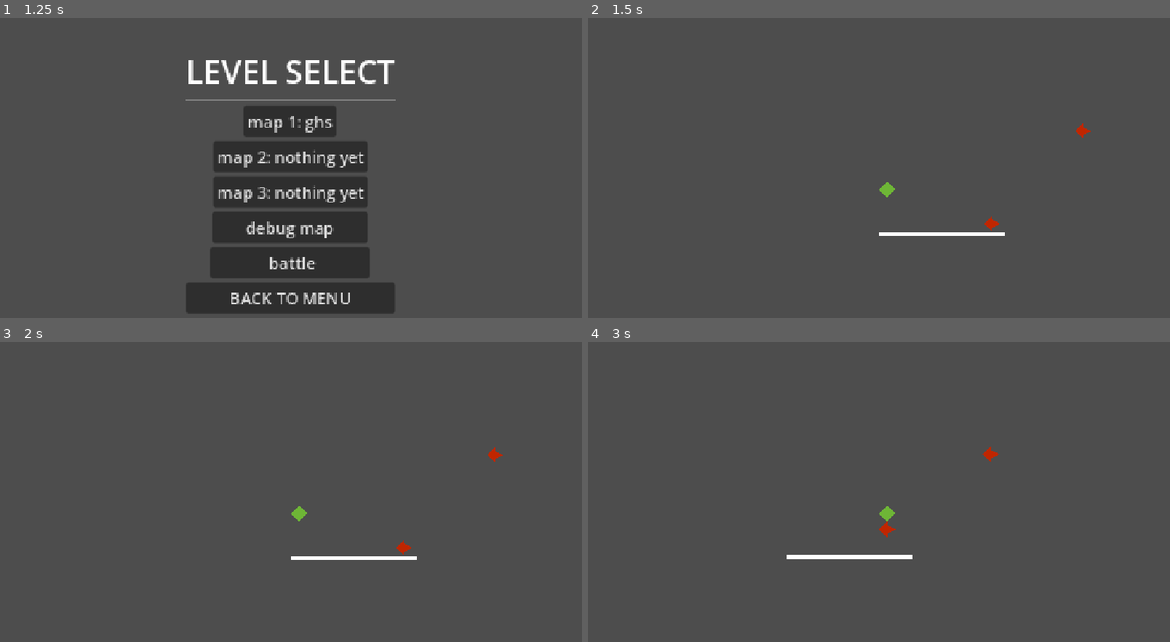
Above: before the commit, frames 1-4 (two rows, left to right).
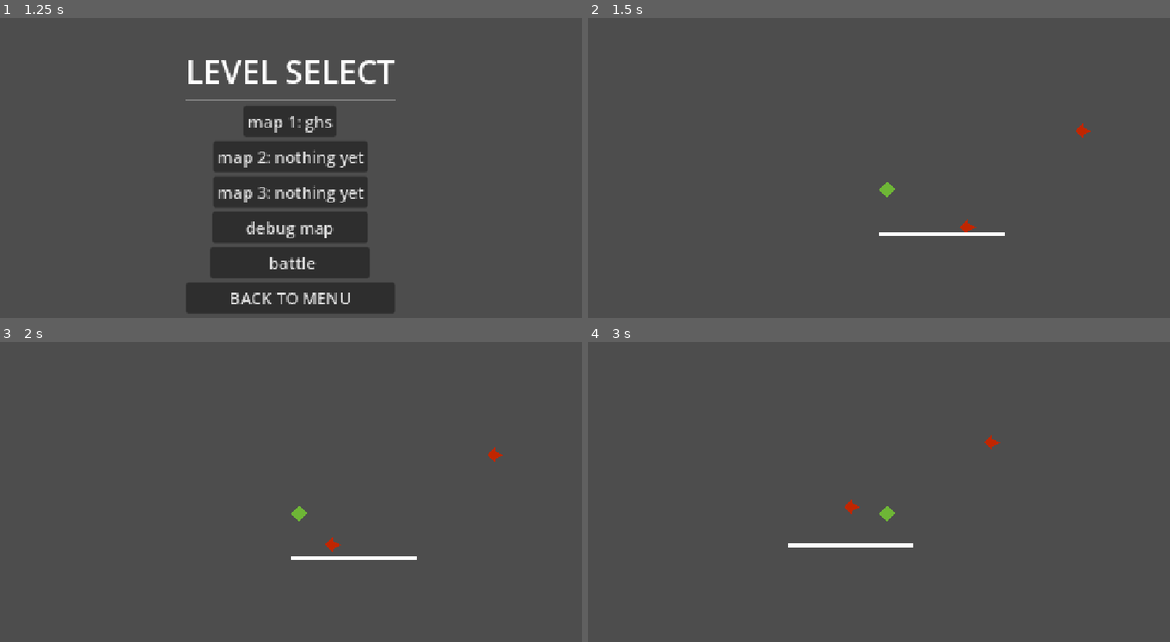
Above: after the commit, the same moments.

Repository: losanders6891/godotStuff
Game: Godot game, scene res://scenes/MainMenu.tscn
Same seed, same stepped clock (60 frames per second), same inputs: the game is played once before the commit and once after it. The engine's default icon, where the game draws it, is replaced by a stand-in: a white triangle on a blue panel in a dark square.
Inputs:
- Up to frame 1 (1.25 s): click "LEVEL SELECT" at 0.5 s
- Up to frame 2 (1.5 s): click "debug map" at 1.25 s
- Up to frame 3 (2 s): no input
- Up to frame 4 (3 s): hold D (right) 2.03-2.78 s; hold S (backward) from 2.78 s (still down)

Frame 1 is identical in both runs. In frame 2, 0.1% of the frame differs, in the area x 63-71%, y 66-72%; in frame 3, 0.1%; in frame 4, 0.9%, in the area x 34-71%, y 30-73%.

Commit message:
persistence
camera is being wierd with it

Diff:
--- a/worse-hell/battleGlobals.gd
+++ /dev/null
@@ -1,17 +0,0 @@
-extends Node
-var loseScene: PackedScene = preload("res://scenes/MainMenu.tscn")
-var currentLevel: PackedScene = preload("res://scenes/levels/testLevel.tscn")
-
-func save_state():
-	pass
-
-func win():
-	PartyStats.mainCharacterStats["Health"] = PartyStats.mainCharacterStats["MaxHealth"]
-	get_tree().change_scene_to_packed(BattleGlobals.currentLevel)
-
-func lose():
-	PartyStats.mainCharacterStats["Health"] = PartyStats.mainCharacterStats["MaxHealth"]
-	get_tree().change_scene_to_packed(BattleGlobals.loseScene)
-
-func _process(delta: float) -> void:
-	pass
--- a/worse-hell/project.godot
+++ b/worse-hell/project.godot
@@ -20,6 +20,7 @@
 PartyStats="*uid://brkbxfcro2jrf"
 EnemyStats="*uid://dy5opiawj7uu3"
 BattleGlobals="*uid://c5kbnroelutps"
+SaveStuff="*uid://cqmgvxx5xlg5y"
 
 [display]
 
--- /dev/null
+++ b/worse-hell/save_stuff.gd
@@ -0,0 +1,2 @@
+extends Node
+#unneccessary right now, may be used later
--- a/worse-hell/scenes/battle.tscn
+++ b/worse-hell/scenes/battle.tscn
@@ -3,9 +3,8 @@
 [ext_resource type="Script" uid="uid://g4je06adtubb" path="res://scripts/ui_scripts/battle_ui_scripts/player_hp.gd" id="1_dn72j"]
 [ext_resource type="Script" uid="uid://eutd2h4ffcig" path="res://scripts/ui_scripts/battle_ui_scripts/enemy_hp.gd" id="2_th188"]
 [ext_resource type="Texture2D" uid="uid://bykmkwueqlxyr" path="res://sprites/the.png" id="3_a12nh"]
-[ext_resource type="Script" uid="uid://3ji41pcvw8te" path="res://scripts/ui_scripts/battle_ui_scripts/attack1button.gd" id="4_a12nh"]
+[ext_resource type="Script" uid="uid://3ji41pcvw8te" path="res://scripts/ui_scripts/battle_ui_scripts/attackButton.gd" id="4_a12nh"]
 [ext_resource type="Script" uid="uid://cgwbwhq7cod0k" path="res://scripts/ui_scripts/battle_ui_scripts/fight.gd" id="4_lpir7"]
-[ext_resource type="Script" uid="uid://i7yh570n1in0" path="res://scripts/ui_scripts/battle_ui_scripts/attack2button.gd" id="6_6vh42"]
 
 [sub_resource type="AtlasTexture" id="AtlasTexture_lpir7"]
 atlas = ExtResource("3_a12nh")
@@ -330,10 +329,10 @@
 script = ExtResource("2_th188")
 
 [node name="option1" type="GridContainer" parent="." unique_id=1285634185]
-offset_left = -361.0
-offset_top = 89.0
-offset_right = 791.0
-offset_bottom = 246.0
+offset_left = -364.0
+offset_top = 203.0
+offset_right = 788.0
+offset_bottom = 360.0
 columns = 3
 
 [node name="Button" type="Button" parent="option1" unique_id=1058827242 node_paths=PackedStringArray("firstoptions", "secondoptions")]
@@ -359,10 +358,10 @@
 
 [node name="option2" type="GridContainer" parent="." unique_id=1493078640]
 visible = false
-offset_left = -361.0
-offset_top = 89.0
-offset_right = 791.0
-offset_bottom = 246.0
+offset_left = -364.0
+offset_top = 199.0
+offset_right = 788.0
+offset_bottom = 356.0
 columns = 3
 
 [node name="Button" type="Button" parent="option2" unique_id=1842814357]
@@ -377,7 +376,7 @@
 size_flags_horizontal = 3
 size_flags_vertical = 3
 text = "kick"
-script = ExtResource("6_6vh42")
+script = ExtResource("4_a12nh")
 
 [node name="Button3" type="Button" parent="option2" unique_id=1544234421]
 layout_mode = 2
--- /dev/null
+++ b/worse-hell/scenes/levels/level_init.gd
@@ -0,0 +1,9 @@
+extends Node2D
+
+
+# Called when the node enters the scene tree for the first time.
+func _ready() -> void:
+	if !BattleGlobals.scene_saved:
+		BattleGlobals.save_scene()
+	else:
+		BattleGlobals.load_scene()
--- a/worse-hell/scenes/levels/testLevel.tscn
+++ b/worse-hell/scenes/levels/testLevel.tscn
@@ -1,6 +1,7 @@
 [gd_scene format=4 uid="uid://be6tn2ngeu6dk"]
 
 [ext_resource type="PackedScene" uid="uid://cdgxxowwpxg47" path="res://scenes/player.tscn" id="1_ekkjd"]
+[ext_resource type="Script" uid="uid://dmkhet6bq5c4y" path="res://scenes/levels/level_init.gd" id="1_ipuiq"]
 [ext_resource type="PackedScene" uid="uid://x84ky6xdh74v" path="res://scenes/enemies/test_enemy.tscn" id="2_ekkjd"]
 [ext_resource type="PackedScene" uid="uid://20pdpk14rdlh" path="res://scenes/battle.tscn" id="3_6l2lt"]
 [ext_resource type="Texture2D" uid="uid://c041uvl5afu6s" path="res://sprites/images.png" id="4_av222"]
@@ -8,14 +9,14 @@
 [ext_resource type="Texture2D" uid="uid://8nww4rliroie" path="res://sprites/misc/icon.svg" id="6_3fwgh"]
 [ext_resource type="Texture2D" uid="uid://baqlkmoirfym4" path="res://sprites/misc/Digital_Reproduction_of_the_Know-Nothing_Party_Flag.png" id="7_4a472"]
 
-[sub_resource type="RectangleShape2D" id="RectangleShape2D_g1tb1"]
-size = Vector2(62, 2)
-
 [sub_resource type="CircleShape2D" id="CircleShape2D_0i1x4"]
 radius = 13.0
 
 [sub_resource type="CircleShape2D" id="CircleShape2D_au18s"]
 radius = 2.0615528
+
+[sub_resource type="RectangleShape2D" id="RectangleShape2D_g1tb1"]
+size = Vector2(62, 2)
 
 [sub_resource type="TileSetAtlasSource" id="TileSetAtlasSource_ogsi6"]
 texture = ExtResource("4_av222")
@@ -2462,49 +2463,53 @@
 sources/3 = SubResource("TileSetAtlasSource_m5hap")
 
 [node name="level_1" type="Node2D" unique_id=1222247484]
+script = ExtResource("1_ipuiq")
 
-[node name="StaticBody2D" type="StaticBody2D" parent="." unique_id=1599992955]
-position = Vector2(0, 26)
+[node name="Main level(maybeunnecessary)" type="Node2D" parent="." unique_id=2000739413]
 
-[node name="CollisionShape2D" type="CollisionShape2D" parent="StaticBody2D" unique_id=1555031888]
-position = Vector2(31, 1)
-shape = SubResource("RectangleShape2D_g1tb1")
+[node name="true_enemy2TRY" parent="Main level(maybeunnecessary)" unique_id=210889352 groups=["Persist"] instance=ExtResource("2_ekkjd")]
+position = Vector2(97, -28)
+scale = Vector2(2, 2)
+damage = 2
+battle_Scene = ExtResource("3_6l2lt")
 
-[node name="Polygon2D" type="Polygon2D" parent="StaticBody2D" unique_id=1438898535]
-scale = Vector2(20.666668, 0.5)
-polygon = PackedVector2Array(0, 0, 0, 2, 0, 4, 3, 4, 3, 2, 3, 0)
+[node name="true_enemy" parent="Main level(maybeunnecessary)" unique_id=442742012 groups=["Persist"] instance=ExtResource("2_ekkjd")]
+position = Vector2(52, 18)
+scale = Vector2(2, 2)
+battle_Scene = ExtResource("3_6l2lt")
 
-[node name="player" parent="." unique_id=1569428923 instance=ExtResource("1_ekkjd")]
+[node name="detect_area" type="Area2D" parent="Main level(maybeunnecessary)/true_enemy" unique_id=606291385]
+
+[node name="detection_zone" type="CollisionShape2D" parent="Main level(maybeunnecessary)/true_enemy/detect_area" unique_id=491052601]
+position = Vector2(2, 2)
+shape = SubResource("CircleShape2D_0i1x4")
+
+[node name="inner_body" type="CollisionShape2D" parent="Main level(maybeunnecessary)/true_enemy" unique_id=204410349]
+position = Vector2(2, 2)
+shape = SubResource("CircleShape2D_au18s")
+
+[node name="player" parent="Main level(maybeunnecessary)" unique_id=1569428923 groups=["Persist"] instance=ExtResource("1_ekkjd")]
 position = Vector2(0, 1)
 scale = Vector2(2, 2)
 camera_zoom_y = 4.0
 camera_zoom_x = 4.0
 movespeed = 58
 
-[node name="true_enemy" parent="." unique_id=442742012 instance=ExtResource("2_ekkjd")]
-position = Vector2(52, 18)
-scale = Vector2(2, 2)
-battle_Scene = ExtResource("3_6l2lt")
+[node name="StaticBody2D" type="StaticBody2D" parent="Main level(maybeunnecessary)" unique_id=1599992955]
+position = Vector2(0, 26)
 
-[node name="detect_area" type="Area2D" parent="true_enemy" unique_id=606291385]
+[node name="CollisionShape2D" type="CollisionShape2D" parent="Main level(maybeunnecessary)/StaticBody2D" unique_id=1555031888]
+position = Vector2(31, 1)
+shape = SubResource("RectangleShape2D_g1tb1")
 
-[node name="detection_zone" type="CollisionShape2D" parent="true_enemy/detect_area" unique_id=491052601]
-position = Vector2(2, 2)
-shape = SubResource("CircleShape2D_0i1x4")
+[node name="Polygon2D" type="Polygon2D" parent="Main level(maybeunnecessary)/StaticBody2D" unique_id=1438898535]
+scale = Vector2(20.666668, 0.5)
+polygon = PackedVector2Array(0, 0, 0, 2, 0, 4, 3, 4, 3, 2, 3, 0)
 
-[node name="inner_body" type="CollisionShape2D" parent="true_enemy" unique_id=204410349]
-position = Vector2(2, 2)
-shape = SubResource("CircleShape2D_au18s")
-
-[node name="TileMapLayer" type="TileMapLayer" parent="." unique_id=727680800]
+[node name="TileMapLayer" type="TileMapLayer" parent="Main level(maybeunnecessary)" unique_id=727680800]
 tile_map_data = PackedByteArray("AACo//r/AwAAAAAAAACo//v/AwAAAAEAAACo//z/AwAAAAIAAACo//3/AwAAAAMAAACo//7/AwAAAAQAAACo// …(49840 unchanged characters)…
 tile_set = SubResource("TileSet_kpaqk")
 
-[node name="true_enemy2TRY" parent="." unique_id=210889352 instance=ExtResource("2_ekkjd")]
-position = Vector2(97, -28)
-scale = Vector2(2, 2)
-battle_Scene = ExtResource("3_6l2lt")
-
-[connection signal="body_entered" from="true_enemy/detect_area" to="player" method="_on_detect_area_body_entered"]
-[connection signal="body_entered" from="true_enemy/detect_area" to="true_enemy" method="_on_detect_area_body_entered"]
-[connection signal="body_exited" from="true_enemy/detect_area" to="true_enemy" method="_on_detect_area_body_exited"]
+[connection signal="body_entered" from="Main level(maybeunnecessary)/true_enemy/detect_area" to="Main level(maybeunnecessary)/true_enemy" method="_on_detect_area_body_entered"]
+[connection signal="body_entered" from="Main level(maybeunnecessary)/true_enemy/detect_area" to="Main level(maybeunnecessary)/player" method="_on_detect_area_body_entered"]
+[connection signal="body_exited" from="Main level(maybeunnecessary)/true_enemy/detect_area" to="Main level(maybeunnecessary)/true_enemy" method="_on_detect_area_body_exited"]
--- /dev/null
+++ b/worse-hell/scripts/battleGlobals.gd
@@ -0,0 +1,78 @@
+extends Node
+var loseScene: PackedScene = preload("res://scenes/levels/testLevel.tscn")
+var currentLevel: PackedScene = preload("res://scenes/levels/testLevel.tscn")
+var scene_saved = false
+
+func save_scene():
+	var save_file = FileAccess.open("user://savegame.save", FileAccess.WRITE)
+	var save_nodes = get_tree().get_nodes_in_group("Persist")
+	for node in save_nodes:
+		# Check the node is an instanced scene so it can be instanced again during load.
+		if node.scene_file_path.is_empty():
+			print("persistent node '%s' is not an instanced scene, skipped" % node.name)
+			continue
+		# Check the node has a save function.
+		if !node.has_method("save"):
+			print("persistent node '%s' is missing a save() function, skipped" % node.name)
+			continue
+
+		# Call the node's save function.
+		var node_data = node.call("save")
+		# JSON provides a static method to serialized JSON string.
+		var json_string = JSON.stringify(node_data)
+
+		# Store the save dictionary as a new line in the save file.
+		save_file.store_line(json_string)
+	scene_saved = true
+	save_file.close()
+
+
+func load_scene():
+	if not FileAccess.file_exists("user://savegame.save"):
+		return
+	var save_nodes = get_tree().get_nodes_in_group("Persist")
+	for i in save_nodes:
+		i.queue_free()
+
+
+	var save_file = FileAccess.open("user://savegame.save", FileAccess.READ)
+	while save_file.get_position() < save_file.get_length():
+		var json_string = save_file.get_line()
+
+		# Creates the helper class to interact with JSON.
+		var json = JSON.new()
+
+		# Check if there is any error while parsing the JSON string, skip in case of failure.
+		var parse_result = json.parse(json_string)
+		if not parse_result == OK:
+			print("JSON Parse Error: ", json.get_error_message(), " in ", json_string, " at line ", json.get_error_line())
+			continue
+
+		# Get the data from the JSON object.
+		var node_data = json.data
+		print(node_data["filename"])
+		print(node_data["parent"])
+		# Firstly, we need to create the object and add it to the tree and set its position.
+
+		var new_object = load(node_data["filename"]).instantiate()
+		get_node(node_data["parent"]).add_child(new_object)
+		new_object.position = Vector2(node_data["pos_x"], node_data["pos_y"])
+
+		# Now we set the remaining variables.
+		for i in node_data.keys():
+			if i == "filename" or i == "parent" or i == "pos_x" or i == "pos_y":
+				continue
+			new_object.set(i, node_data[i])
+	save_file.close()
+
+func win():
+	PartyStats.mainCharacterStats["Health"] = PartyStats.mainCharacterStats["MaxHealth"]
+	get_tree().change_scene_to_packed(BattleGlobals.currentLevel)
+
+func lose():
+	PartyStats.mainCharacterStats["Health"] = PartyStats.mainCharacterStats["MaxHealth"]
+	get_tree().change_scene_to_packed(BattleGlobals.loseScene)
+	scene_saved = false
+
+#func _process(delta: float) -> void:
+	pass
--- a/worse-hell/scripts/enemy_scripts/sight.gd
+++ b/worse-hell/scripts/enemy_scripts/sight.gd
@@ -6,5 +6,7 @@
 		#sets the battle scene stats and then starts the battle. be sure to add any variables to the enemy stats global as well
 		EnemyStats.enemyOneStats["Health"]= get_parent().health
 		EnemyStats.enemyOneStats["Damage"] = get_parent().damage
+		get_parent().is_alive = false
+		BattleGlobals.save_scene()
 		get_tree().change_scene_to_packed(get_parent().battle_Scene)
 		print("seen player")
--- a/worse-hell/scripts/enemy_scripts/true_enemy.gd
+++ b/worse-hell/scripts/enemy_scripts/true_enemy.gd
@@ -3,6 +3,7 @@
 @export_category("battle stats")
 @export var health:int = 10
 @export var damage:int = 1
+var is_alive = true
 var speed:int = 35
 var seePlayer:bool = false
 var player = null
@@ -12,8 +13,9 @@
 
 
 
-
 func _physics_process(delta: float) -> void:
+	if !is_alive:
+		queue_free()
 	if seePlayer:
 		position += (player.position - position)/speed
 
@@ -26,3 +28,13 @@
 func _on_detect_area_body_exited(body: Node2D) -> void:
 	player = null
 	seePlayer = false
+
+func save():
+	var save_dict = {
+		"filename" : get_scene_file_path(),
+		"parent" : get_parent().get_path(),
+		"pos_x" : position.x, # Vector2 is not supported by JSON
+		"pos_y" : position.y,
+		"is_alive" : is_alive
+		}
+	return save_dict
--- a/worse-hell/scripts/player_scripts/player.gd
+++ b/worse-hell/scripts/player_scripts/player.gd
@@ -24,3 +24,15 @@
 		velocity = velocity.move_toward(Vector2(0,0), deceleration)
 	#actually applies movement
 	move_and_slide()
+
+func save():
+	var save_dict = {
+		"filename" : get_scene_file_path(),
+		"parent" : get_parent().get_path(),
+		"pos_x" : position.x, # Vector2 is not supported by JSON
+		"pos_y" : position.y,
+
+		#to simplify code
+		"is_alive" : true
+		}
+	return save_dict
--- a/worse-hell/scripts/ui_scripts/battle_ui_scripts/attack2button.gd
+++ /dev/null
@@ -1,19 +0,0 @@
-extends Button
-
-
-# Called when the node enters the scene tree for the first time.
-func _ready() -> void:
-	pressed.connect(_button_pressed)
-
-
-func _button_pressed():
-	EnemyStats.enemyOneStats["Health"]-= PartyStats.mainCharacterAttacks["two"]
-	print(EnemyStats.enemyOneStats["Health"])
-	if EnemyStats.enemyOneStats["Health"] <= 0 :
-		print("enemy died")
-		BattleGlobals.win()
-	else:
-		PartyStats.mainCharacterStats["Health"] -= EnemyStats.enemyOneStats["Damage"]
-		if PartyStats.mainCharacterStats["Health"] <= 0:
-			print("player died")
-			BattleGlobals.lose()
--- a/worse-hell/scripts/ui_scripts/battle_ui_scripts/attack1button.gd
+++ b/worse-hell/scripts/ui_scripts/battle_ui_scripts/attackButton.gd
@@ -1,4 +1,4 @@
-extends Button
+class_name AttackButton extends Button
 
 
 func _ready() -> void:
Not shown, added: worse-hell/save_stuff.gd.uid
Not shown, added: worse-hell/scenes/levels/level_init.gd.uid
Renamed: worse-hell/battleGlobals.gd.uid -> worse-hell/scripts/battleGlobals.gd.uid
Not shown, removed: worse-hell/scripts/ui_scripts/battle_ui_scripts/attack2button.gd.uid
Renamed: worse-hell/scripts/ui_scripts/battle_ui_scripts/attack1button.gd.uid -> worse-hell/scripts/ui_scripts/battle_ui_scripts/attackButton.gd.uid
Not shown, changed: .DS_Store
